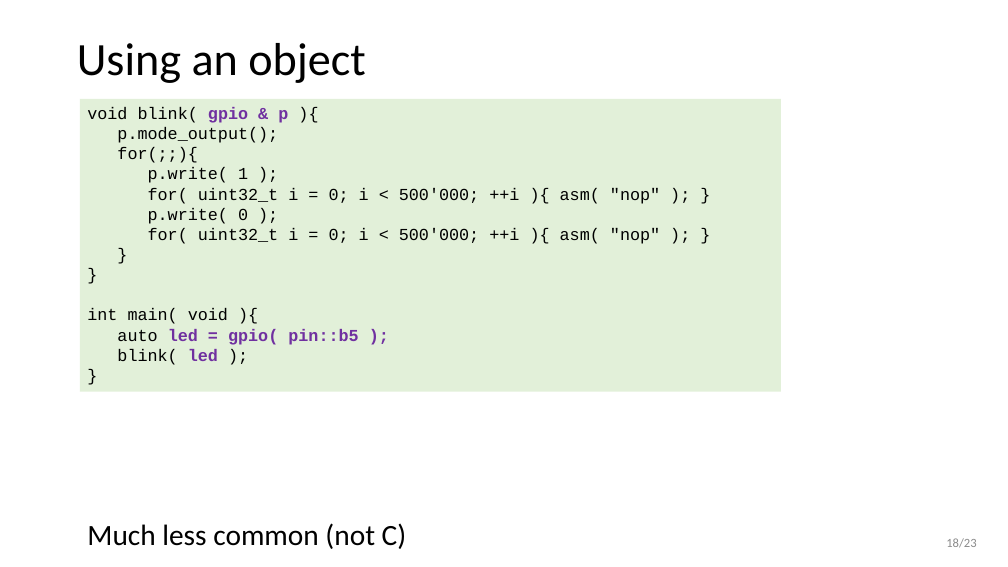
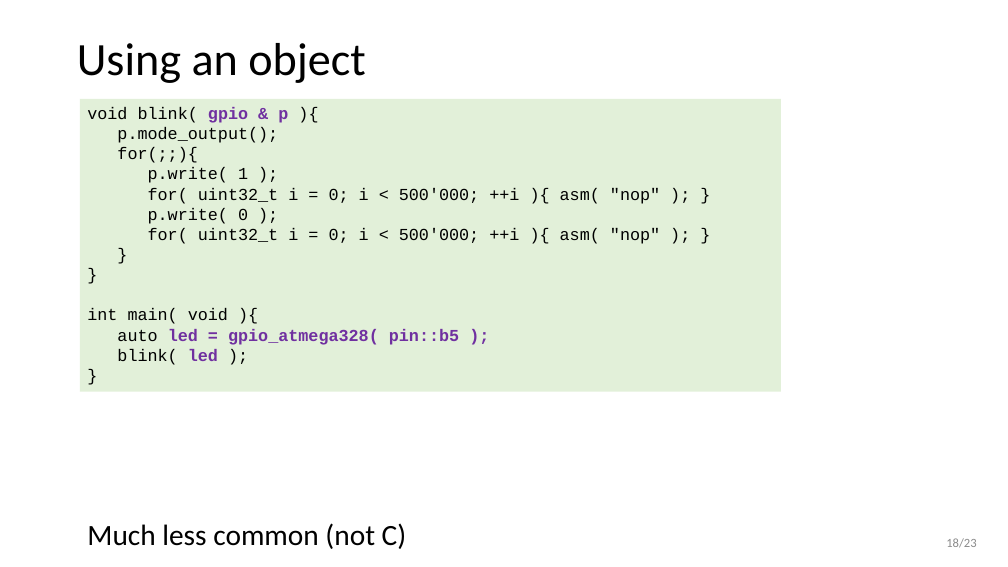
Before and after one commit to wovo/talk-gpio-abstractions, a slide deck: slide 18 of powerpoint/gpio-abstractions.pptx. Drawn at 1008x567 pixels with LibreOffice and Linux fonts; fonts in the diff are those of the drawing. Boxes give left, top, right and bottom in pixels: in the first picture for what was removed or moved away, otherwise in the second. Text is boxed around its words. In the diff, an @@ line names an element or a change of style, - is before the commit and + after.

```diff
--- a/powerpoint/gpio-abstractions.pptx
+++ b/powerpoint/gpio-abstractions.pptx
@@ text in rectangle at (117,329,459,345): text changed @@
-auto led = gpio( pin::b5 );
+auto led = gpio_atmega328( pin::b5 );
```
Also in this commit, not shown: 9 other slides changed, 4 other files.
